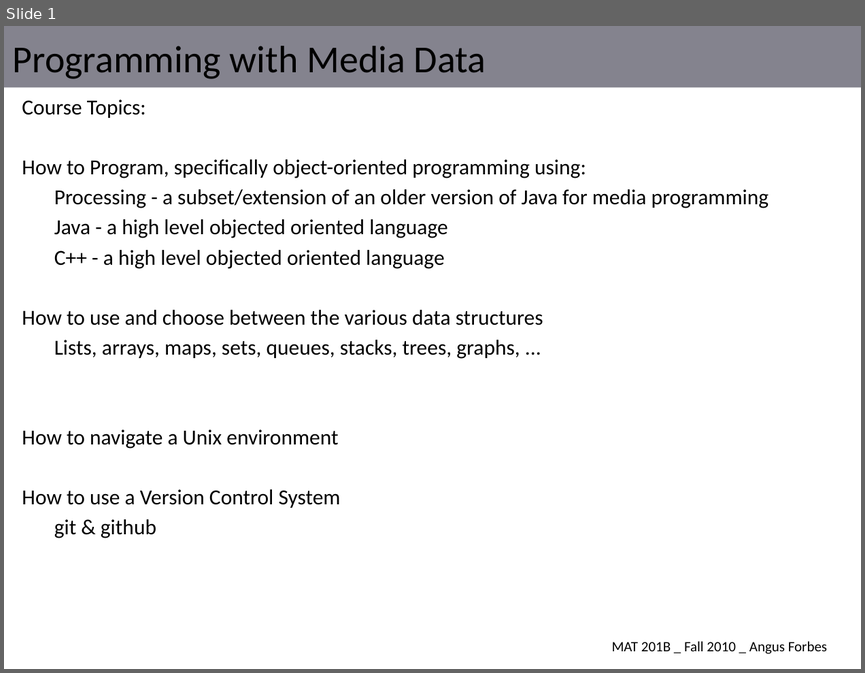
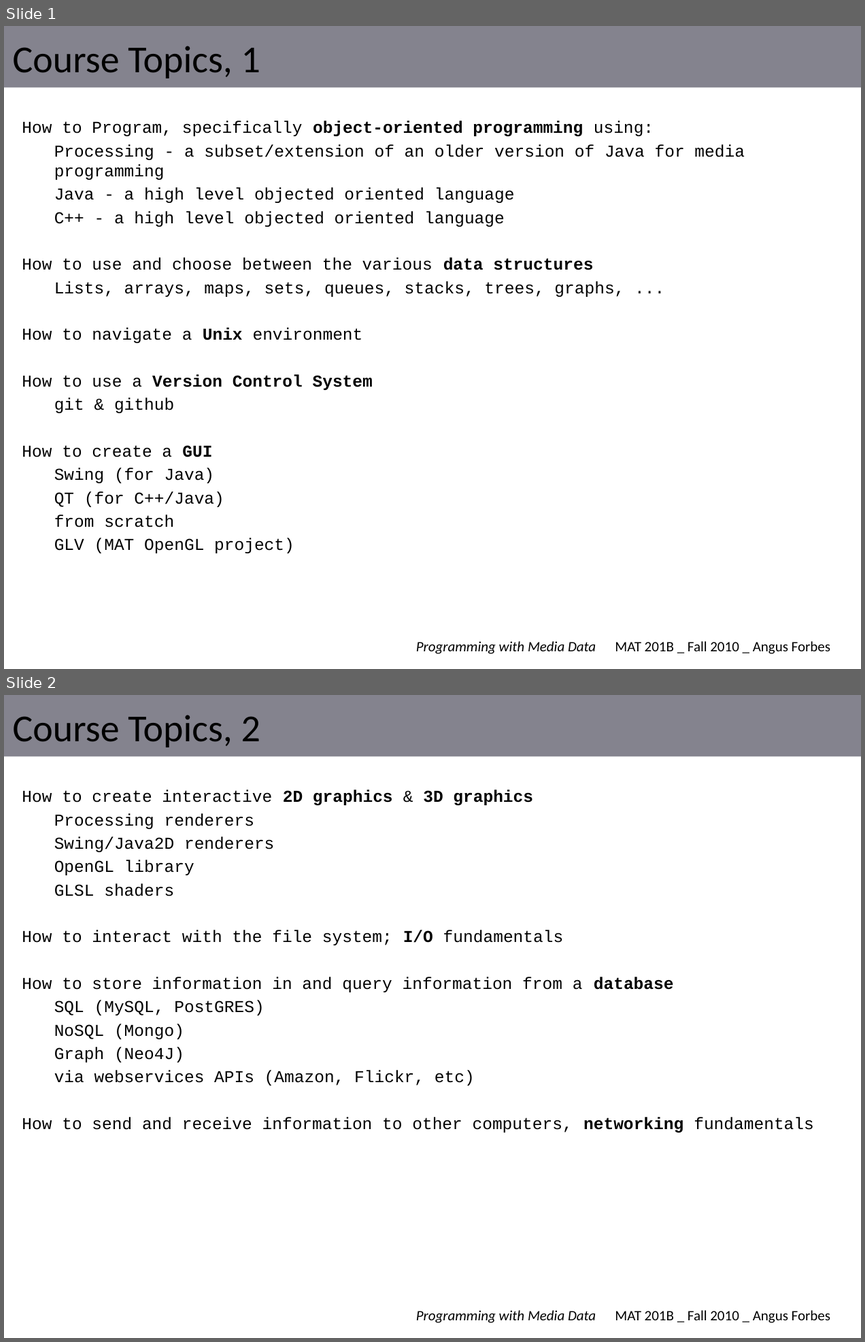
Before and after one commit to angusforbes/mat201b, a slide deck: slides/week1_thurs.pptx. Shown one above the other, each under a label of ours: slide 1 before the commit, slides 1 and 2 after it. The pictures are 865x673 and 865x1342 pixels, drawn with LibreOffice and Linux fonts; fonts in the diff are those of the drawing. Boxes give left, top, right and bottom in pixels: in the first picture for what was removed or moved away, otherwise in the second. Text is boxed around its words. In the diff, an @@ line names an element or a change of style, - is before the commit and + after.

```diff
--- a/slides/week1_thurs.pptx
+++ b/slides/week1_thurs.pptx
@@ slide 2 added at [4, 695, 861, 1338], background #FFFFFF; not listed: 3 template elements that a slide beside it also shows @@
@@ title added at [13, 715, 260, 747], 32 pt, text #000000 @@
+Course Topics, 2
@@ text added at [22, 790, 814, 1132], 14 pt, text #000000 @@
+How to create interactive 2D graphics & 3D graphics
+Processing renderers
+Swing/Java2D renderers
+OpenGL library
+GLSL shaders
+How to interact with the file system; I/O fundamentals
+How to store information in and query information from a database
+SQL (MySQL, PostGRES)
+NoSQL (Mongo)
+Graph (Neo4J)
+via webservices APIs (Amazon, Flickr, etc)
+How to send and receive information to other computers, networking fundamentals
@@ slide 1 changed as well @@
@@ title at [13, 46, 260, 78]: text changed @@
-Programming with Media Data
+Course Topics, 1
@@ text at [22, 99, 146, 118]: paragraph removed @@
-Course Topics:
@@ text at [22, 121, 745, 413]: size 18 to 14 pt, font Calibri to Courier New in "How to Program, specifically object-oriented programming usi ...", "Processing - a subset/extension of an older ...", "Java - a high level objected oriented ...", "C++ - a high level objected oriented ..." and 5 more places; bold on in "object-oriented programming", "data structures", "Unix", "Version Control System" @@
@@ text at [22, 445, 294, 553]: paragraphs added @@
+How to create a GUI
+Swing (for Java)
+QT (for C++/Java)
+from scratch
+GLV (MAT OpenGL project)
@@ text "MAT 201B _ Fall 2010 ...": place and size @@
-text "MAT 201B _ Fall 2010 ..." at [612, 641, 827, 654]
+text "MAT 201B _ Fall 2010 ..." at [615, 641, 830, 654]
@@ text added at [416, 641, 596, 654], 12 pt, text #000000, italic @@
+Programming with Media Data
```
Also in this commit, not shown: 5 other slides changed, 9 other slides added, 1 other file.
